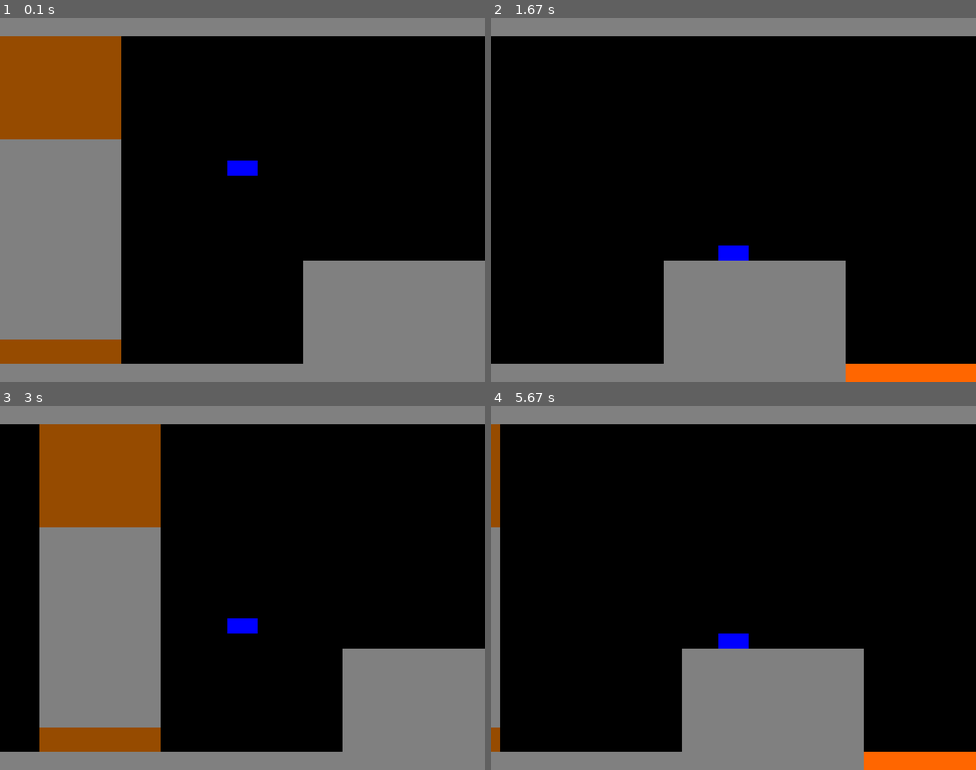
Above: before the commit, frames 1-4 (two rows, left to right).
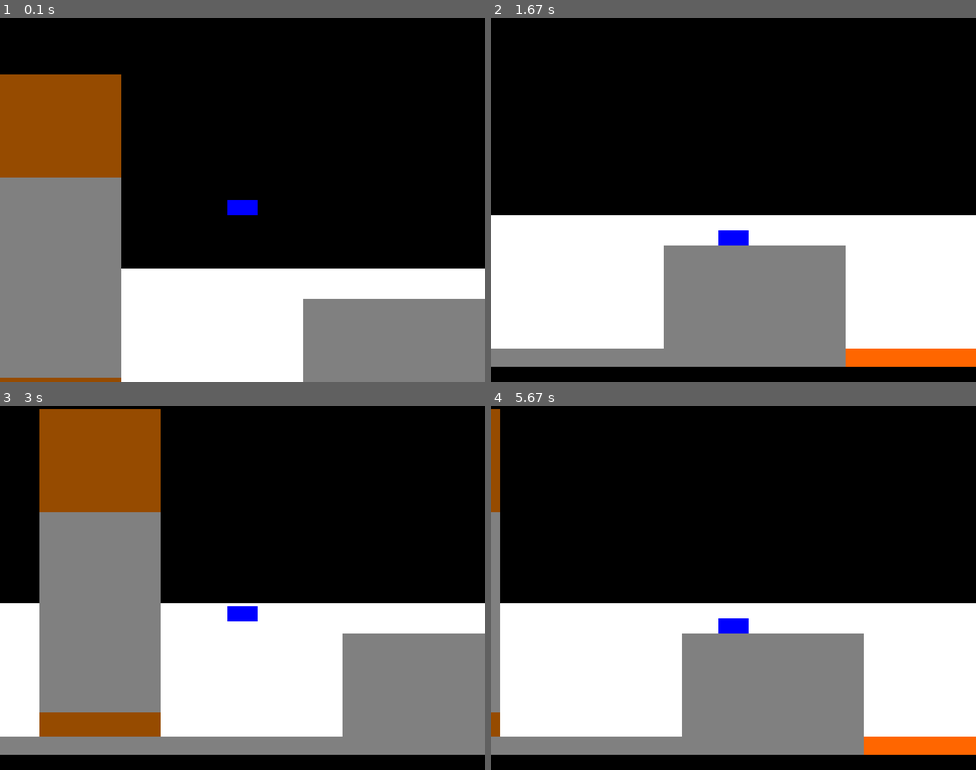
Above: after the commit, the same moments.

Repository: PointyH/Curse_You_Hans_-Game-
Game: pygame game, started from curse-you-hans/gym.py
Same seed, same stepped clock (60 frames per second), same inputs: the game is played once before the commit and once after it.
Inputs:
- Up to frame 1 (0.1 s): no input
- Up to frame 2 (1.67 s): hold D 0.33-0.8 s; hold W 0.83-1.13 s; hold D 1.17-1.63 s
- Up to frame 3 (3 s): hold A 1.67-2.2 s; hold A 2.23-2.63 s; hold W from 2.67 s (still down)
- Up to frame 4 (5.67 s): release W at 3.03 s; hold D 3.07-3.7 s; hold A 3.73-4.2 s; hold D 4.23-4.7 s; hold W 4.73-5.03 s; hold D 5.07-5.53 s; hold A from 5.57 s (still down)

The runs differ from the first frame. In frame 1, 28% of the frame differs, in the area x 0-100%, y 0-100%; in frame 2, 39%; in frame 3, 35%; in frame 4, 39%.

Commit message:
Latest update to the game

Diff:
--- a/curse-you-hans/box.py
+++ b/curse-you-hans/box.py
@@ -1,12 +1,36 @@
 import pygame as pg
 
 class Box(): #creates an object, eg. wall, floor, ceiling
-    def __init__(self,pos,c,sort='basic'):
+    def __init__(self,pos,c,breakable=False,damage=False):
         self.pos = [pos[0],pos[2]]
+        self.disp_pos = [pos[0],pos[2]]
         self.lens = [pos[1]-pos[0],pos[3]-pos[2]]
         self.colour = c
         self.rect = pg.Rect(self.pos[0], self.pos[1], self.lens[0], self.lens[1]) #this rectange object is a pygame object so it's the bit that's pasted to the screen
-        self.sort = sort
+        self.breakable = breakable
+        self.damage = damage
 
     def update_rect(self):
         self.rect = pg.Rect(self.pos[0], self.pos[1], self.lens[0], self.lens[1]) #if the box moves the rectangle needs to be updated to the new coords.
+        return
+
+    def update_disp_rect(self):
+        self.disp_rect = pg.Rect(self.disp_pos[0], self.disp_pos[1], self.lens[0], self.lens[1]) #if the box moves the rectangle needs to be updated to the new coords.
+        return
+
+class Edge(): #creates an object, eg. wall, floor, ceiling
+    def __init__(self,pos,c,direction):
+        self.pos = [pos[0],pos[2]]
+        self.disp_pos = [pos[0],pos[2]]
+        self.lens = [pos[1]-pos[0],pos[3]-pos[2]]
+        self.colour = c
+        self.rect = pg.Rect(self.pos[0], self.pos[1], self.lens[0], self.lens[1]) #this rectange object is a pygame object so it's the bit that's pasted to the screen
+        self.dir = direction
+
+    def update_rect(self):
+        self.rect = pg.Rect(self.pos[0], self.pos[1], self.lens[0], self.lens[1]) #if the box moves the rectangle needs to be updated to the new coords.
+        return
+
+    def update_disp_rect(self):
+        self.disp_rect = pg.Rect(self.disp_pos[0], self.disp_pos[1], self.lens[0], self.lens[1]) #if the box moves the rectangle needs to be updated to the new coords.
+        return
--- a/curse-you-hans/enemy.py
+++ b/curse-you-hans/enemy.py
@@ -1,9 +1,10 @@
 import pygame as pg
-from list_mod import sum_val, minus_val
+from functions import sum_val, minus_val
 
 class Enemy():
     def __init__(self,pos,lens,colour):
         self.pos = pos
+        self.disp_pos = [pos[0],pos[1]]
         self.lens = lens
         self.colour = colour
         self.rect = pg.Rect(self.pos[0], self.pos[1], self.lens[0], self.lens[1])
@@ -11,6 +12,9 @@
 
     def update_rect(self): #This updates the position of the pygame object
         self.rect = pg.Rect(self.pos[0], self.pos[1], self.lens[0], self.lens[1])
+
+    def update_disp_rect(self): #This updates the position of the pygame object
+        self.disp_rect = pg.Rect(self.disp_pos[0], self.disp_pos[1], self.lens[0], self.lens[1])
 
     def move(self,assets):
         self.pos = sum_val(self.pos,self.velo)
--- /dev/null
+++ b/curse-you-hans/functions.py
@@ -0,0 +1,5 @@
+def sum_val(lis1,lis2): #these two are used to add/subtract lists together such that [a,b] + [c,d] = [a+c,b+d]. Yes i know i can do this in python but I cba to find out.
+    return [a+b for a,b in zip(lis1,lis2)]
+
+def minus_val(lis1,lis2):
+    return [a-b for a,b in zip(lis1,lis2)]
--- a/curse-you-hans/gym.py
+++ b/curse-you-hans/gym.py
@@ -2,11 +2,25 @@
 #import time as t
 import math as maths
 
-from box import Box
+from box import Box, Edge
 from player import Player
 from enemy import Enemy
 
-from list_mod import sum_val, minus_val
+from functions import sum_val, minus_val
+
+def render_room(room):
+    assets = []
+    assets_invis = []
+    enemies = []
+
+    for att in room['assets']:
+        assets.append(Box(att[0],att[1],att[2],att[3]))
+    for att in room['edges']:
+        assets_invis.append(Edge(att[0],att[1],att[2]))
+    for att in room['enemies']:
+        enemies.append(Enemy(att[0],att[1],att[2]))
+    player = Player(room['player'][0],room['player'][1],room['player'][2])
+    return assets,assets_invis,enemies,player
 
 pg.init() #initialise pygame
 screen = pg.display.set_mode((800,600)) #create screen
@@ -21,43 +35,39 @@
 c_lava = (255,102,0)
 c_enemy = (0,255,255)
 
-assets = [] #lrtb for coords
-assets.append(Box([-800,1600,570,600],c_basic)) #create obstacles
-assets.append(Box([-800,1600,0,30],c_basic))
+room1 = {'assets': [[[-800,1600,570,600],c_basic,False,False], #ltrb for coords
+                    [[-800,1600,-600,-570],c_basic,False,False],
+                    [[-800,-770,-600,600],c_basic,False,False],
+                    [[1570,1600,-600,600],c_basic,False,False],
+                    [[0,200,200,530],c_basic,False,False],
+                    [[500,800,400,600],c_basic,False,False],
+                    [[0,200,30,200],c_breakable,True,False],
+                    [[0,200,530,570],c_breakable,True,False],
+                    [[800,1200,570,600],c_lava,False,True]],
+         'edges':[[[1225,1600,-600,600],c_invis,'x'],
+                  [[-800,-425,-600,600],c_invis,'x'],
+                  [[-800,1600,-600,-300],c_invis,'y'],
+                  [[-800,1600,350,600],c_invis,'y']],
+         'enemies': [[[-450,545],[50,25],c_enemy]],
+         'player':[[375,200],[50,25],(0,0,255)]}
 
-assets.append(Box([-800,-770,0,600],c_basic))
-assets.append(Box([1570,1600,0,600],c_basic))
-
-assets.append(Box([0,200,200,530],c_basic))
-assets.append(Box([500,800,400,600],c_basic))
-
-assets.append(Box([0,200,30,200],c_breakable,'breakable')) #breakable ones get broken if dashed into
-assets.append(Box([0,200,530,570],c_breakable,'breakable'))
-
-assets.append(Box([800,1200,570,600],c_lava,'damage')) #lava ones damage
-
-assets_invis = []
-assets_invis.append(Box([1225,1600,0,600],c_invis))
-assets_invis.append(Box([-800,-425,0,600],c_invis)) #invisible blockes at the edges tell it if the player or background should move
-
-enemies = []
-enemies.append(Enemy([-450,470],[100,100],c_enemy))
+assets,assets_invis,enemies,player = render_room(room1)
 
 f_c = 0 #frame counter used to time dashes and invincibility after taking damage
 print('Lives:',p.lives[0])
 running = True
 while running: #start game!
-    #print(p.state)
     screen.fill((0,0,0)) #make the screen black
     pressed = pg.key.get_pressed()
-    if pressed[pg.K_a] and p.velo[0] > -d: #if a or d is pressed move left or right
-        p.velo[0] -= d
-        p.dir = -1 #direction tells you which way to dash even if you aren't currently moving in a direction
-    if pressed[pg.K_d] and p.velo[0] < d:
-        p.velo[0] += d
-        p.dir = 1
-    if (not pressed[pg.K_d]) and (not pressed[pg.K_a]) and p.state != 'dash':
-        p.velo[0] = 0 #make sure if neither direction is pressed you aren't moving
+    if p.state != 'dash':
+        if pressed[pg.K_a] and p.velo[0] > -d: #if a or d is pressed move left or right
+            p.velo[0] -= d
+            p.dir = -1 #direction tells you which way to dash even if you aren't currently moving in a direction
+        if pressed[pg.K_d] and p.velo[0] < d:
+            p.velo[0] += d
+            p.dir = 1
+        if (not pressed[pg.K_d]) and (not pressed[pg.K_a]) and p.state != 'dash':
+            p.velo[0] = 0 #make sure if neither direction is pressed you aren't moving
     if pressed[pg.K_UP] and p.sort == 2:
         p.state = 'glide' #if up arrow key and player is in gliding mode, glide because that's the glide button.
 
@@ -102,33 +112,43 @@
         e.move(assets)
 
     assets,enemies,assets_invis = p.move(assets,enemies,assets_invis) #move
-    p.update_rect() #update player position
+    scroll_check = p.rect.collidelistall(assets_invis)
+    if len(scroll_check) == 0:
+        p.determine_diff(assets,assets_invis,enemies)
+    else:
+        direction = [assets_invis[i].dir for i in scroll_check]
+        if 'x' in direction:
+            locx = p.disp_pos[0]+(p.pos[0]-p.old_pos[0])
+        else:
+            locx = 375
+        if 'y' in direction:
+            locy = p.disp_pos[1]+(p.pos[1]-p.old_pos[1])
+        else:
+            locy = 300
+        p.determine_diff(assets,assets_invis,enemies,locx,locy)
 
     for ob in assets_invis: #put invisible objects on screen for my reference
-        pg.draw.rect(screen,ob.colour,ob.rect) #can be commented out to make them invisible
+        pg.draw.rect(screen,ob.colour,ob.disp_rect) #can be commented out to make them invisible
         pass
-
     if p.lives[1] != 0: #if lives have changed, change the live counter and print to terminal
         p.lives = [p.lives[0]+p.lives[1],0]
         p.invinc_f = f_c #start counting i frames
         print('Lives:',p.lives[0]) #print lives
     elif p.invincible and f_c-p.invinc_f >= 80:
         p.invincible = False #once 80 frames since taking damage are over make not invincible
+
     if not p.invincible:
-        pg.draw.rect(screen,p.colour,p.rect) #if not invincible display player
+        pg.draw.rect(screen,p.colour,p.disp_rect) #if not invincible display player
     elif p.invincible and maths.floor((f_c-p.invinc_f)/8)%2 == 0:
-        pg.draw.rect(screen,p.colour,p.rect) #if are invincible flash the player
-    if p.lives[1] != 0: #if lives have changed, change the live counter and print to terminal
-        p.lives = [p.lives[0]+p.lives[1],0]
-        p.invinc_f = f_c #start counting i frames
-        print('Lives:',p.lives[0]) #print lives
+        pg.draw.rect(screen,p.colour,p.disp_rect) #if are invincible flash the player
+
     if p.lives[0] == 0:
         running = False
         print('you died :(') #if lives have run out, the player is dead :(
     for ob in assets: #put objects on screen
-        pg.draw.rect(screen,ob.colour,ob.rect)
+        pg.draw.rect(screen,ob.colour,ob.disp_rect)
     for e in enemies:
-        pg.draw.rect(screen,e.colour,e.rect)
+        pg.draw.rect(screen,e.colour,e.disp_rect)
 
     pg.display.update() #update screen
     clock.tick(60) #delay to keep game at 60 fps
--- a/curse-you-hans/player.py
+++ b/curse-you-hans/player.py
@@ -1,9 +1,12 @@
 import pygame as pg
-from list_mod import sum_val, minus_val
+from functions import sum_val, minus_val
+import math as maths
 
 class Player(): #this is the player
     def __init__(self,pos,lens,c):
         self.pos = pos #position
+        self.old_pos = [pos[0],pos[1]]
+        self.disp_pos = [pos[0],pos[1]]
         self.velo = [0,0] #speed
         self.accel = [0,0] #acceleration
 
@@ -17,7 +20,6 @@
 
         self.sort = 0 #what mode is the player in
         self.set_att() #each mode has a set of attributes (see set_att())
-        self.movestyle = '' #movestyle denotes whether the screen is scrolling or static (see movement)
         self.has_dash = True #player regains dash when hitting ground
         self.dash_f = 0 #counts the frames so it knowns when to kill dash
         self.lives = [3,0] #first is the number of lives, second is the change.
@@ -26,10 +28,15 @@
 
         self.state = 'air' #is it in the air, on the ground, gliding, or dashing?
         self.rect = pg.Rect(self.pos[0], self.pos[1], self.lens[0], self.lens[1]) #rectangle object again
+        self.disp_rect = pg.Rect(self.disp_pos[0], self.disp_pos[1], self.lens[0], self.lens[1])
         return
 
     def update_rect(self): #This updates the position of the pygame object
         self.rect = pg.Rect(self.pos[0], self.pos[1], self.lens[0], self.lens[1])
+        return
+
+    def update_disp_rect(self): #This updates the position of the pygame object
+        self.disp_rect = pg.Rect(self.disp_pos[0], self.disp_pos[1], self.lens[0], self.lens[1])
         return
 
     def set_att(self):
@@ -58,82 +65,44 @@
             self.state='dash'
         return
 
-    def test_scroll(self,assets_invis): #at the edges of the map I have shapes to determine whether the obsticales should scroll with the character or remain static.
-        self.pos[0] += self.velo[0]
+    def move(self,assets,enemies,assets_invis):
+        self.old_pos = [self.pos[0],self.pos[1]]
+        self.velo = sum_val(self.accel,self.velo) #update velocity by adding acceleration
+        self.pos[0] = maths.ceil(self.pos[0]+self.velo[0]) #update x position
         self.update_rect()
-        if len(self.rect.collidelistall(assets_invis)) > 0:
-            self.movestyle = 'static'
-        else:
-            self.movestyle = 'scroll'
-            self.pos[0] = 375
-            self.update_rect()
-        return
-
-    def move(self,assets,enemies,assets_invis):
-        self.velo = sum_val(self.accel,self.velo) #update velocity by adding acceleration
-        self.test_scroll(assets_invis) #find scroll or static
-        if self.movestyle == 'static': #first I resolve x direction to check for collisions
-            #since test_scroll already moves character in x direction, not necessery here
-            assets,enemies,assets_invis = self.check_coll(self.movestyle,self.velo[0],assets,enemies,assets_invis)
-        elif self.movestyle == 'scroll':#if the screen is scrolling all the background objects need to move
-            for ob in assets:
-                ob.pos[0] -= self.velo[0]
-                ob.update_rect()
-            for ob in enemies: #this includes the hidden ones to check if the screen should scroll or static
-                ob.pos[0] -= self.velo[0]
-                ob.update_rect()
-            for ob in assets_invis: #this includes the hidden ones to check if the screen should scroll or static
-                ob.pos[0] -= self.velo[0]
-                ob.update_rect()
-            assets,enemies,assets_invis = self.check_coll(self.movestyle,-self.velo[0],assets,enemies,assets_invis)
+        assets,enemies,assets_invis = self.check_coll('x',self.velo[0],assets,enemies,assets_invis)
         if self.state != 'dash': #now we resolve y direction, not necessery if dashing because it won't move down.
-            self.pos[1] += self.velo[1] #update y position
+            self.pos[1] = maths.ceil(self.pos[1]+self.velo[1]) #update y position
             self.update_rect()
             assets,enemies,assets_invis = self.check_coll('y',self.velo[1],assets,enemies,assets_invis) #check for collision
         if not self.invincible:
             self.check_enemy(enemies)
         return assets,enemies,assets_invis
 
-    def check_coll(self,kind,dis,assets,enemies,assets_invis): #kind tells you what sort of collision to do, y direction, scroll, or static, because each need a different effect.
+    def check_coll(self,direction,dis,assets,enemies,assets_invis): #kind tells you what sort of collision to do, y direction, scroll, or static, because each need a different effect.
         colls = self.rect.collidelistall(assets) #is there any overlap between the player and obstacles
         rem = []
         kill_dash = False
         for i in colls: #if yes, cycles through the object indicies
             kill_dash = True
             ob = assets[i] #converts indicie to object
-            if kind == 'y': #y direction collision resolution
+            if direction == 'y': #y direction collision resolution
                 self.state='ground'
                 self.has_dash = True #if you hit the ground give dash and ground state to allow jump
                 self.velo[1] = 0 #also y speed should be 0
                 if dis > 0: # if you move down
-                    self.pos[1] = ob.pos[1]-self.lens[1]+0.5 #snap to top of floor
+                    self.pos[1] = ob.pos[1]-self.lens[1] #snap to top of floor
                 elif dis < 0: #if up
-                    self.pos[1] = ob.pos[1]+ob.lens[1]+0.5 #to bottom of roof
-            elif kind == 'static': #if the background is static
+                    self.pos[1] = ob.pos[1]+ob.lens[1] #to bottom of roof
+            elif direction == 'x': #if the background is static
                 self.velo[0] = 0 #make the player x speed 0
                 if dis > 0: #and snap to left or right of wall.
                     self.pos[0] = ob.pos[0]-self.lens[0]
                 elif dis < 0:
                     self.pos[0] = ob.pos[0]+ob.lens[0]
-            elif kind == 'scroll': #if the background is scrolling, snap the wall to the character.
-                dx = 0
-                self.velo[0] = 0
-                if dis > 0:
-                    dx = self.pos[0]-(ob.pos[0]+ob.lens[0])
-                elif dis < 0:
-                    dx = (self.pos[0]+self.lens[0])-ob.pos[0]
-                for ob2 in assets:
-                    ob2.pos[0] += dx
-                    ob2.update_rect()
-                for ob2 in assets_invis:
-                    ob2.pos[0] += dx
-                    ob2.update_rect()
-                for ob2 in enemies:
-                    ob2.pos[0] += dx
-                    ob2.update_rect()
-            if ob.sort == 'breakable' and self.state == 'dash':
+            if ob.breakable and self.state == 'dash':
                 rem.append(ob) #dashing can break breakable blocks, so record any broken blocks and remove them.
-            if ob.sort == 'damage' and not self.invincible:
+            if ob.damage and not self.invincible:
                 self.lives[1] = -1 #if the block has the damage property, deal damage.
                 self.invincible = True
         for ob in rem:
@@ -149,3 +118,17 @@
             self.lives[1] = -1
             self.invincible = True
         return
+    def determine_diff(self,assets,assets_invis,enemies,locx=375,locy=300):
+        diffx = self.pos[0]-locx
+        diffy = self.pos[1]-locy
+        self.disp_pos = [self.pos[0]-diffx,self.pos[1]-diffy]
+        self.update_disp_rect()
+        for ob in assets:
+            ob.disp_pos = [ob.pos[0]-diffx,ob.pos[1]-diffy]
+            ob.update_disp_rect()
+        for ob in assets_invis:
+            ob.disp_pos = [ob.pos[0]-diffx,ob.pos[1]-diffy]
+            ob.update_disp_rect()
+        for e in enemies:
+            e.disp_pos = [e.pos[0]-diffx,e.pos[1]-diffy]
+            e.update_disp_rect()
